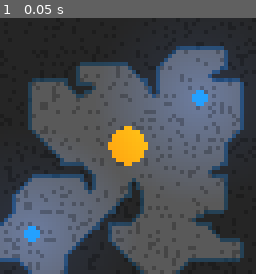
Above: before the commit, frame 1.
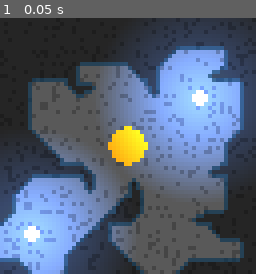
Above: after the commit, the same moment.

Repository: IceTyp/Voidvasion
Game: Godot game, scene res://src/map.tscn
The game is run twice, just before and just after one commit, with the same random seed, the same clock (stepped at 60 frames per second) and the same inputs.
Inputs:
- Up to frame 1 (0.05 s): no input

The runs differ from the first frame. In frame 1, 45% of the frame differs, in the area x 0-100%, y 1-100%.

Commit message:
rename files, improve light, add collisions

Diff:
--- a/godot/src/map.tscn
+++ b/godot/src/map.tscn
@@ -3,7 +3,7 @@
 [ext_resource type="Texture2D" uid="uid://3rqug8sw3t8b" path="res://assets/background.png" id="1_8uxe1"]
 [ext_resource type="Texture2D" uid="uid://cl0j45dadio83" path="res://assets/tileset.png" id="1_78mhi"]
 [ext_resource type="PackedScene" uid="uid://ck1aacinn3fx2" path="res://src/orb.tscn" id="2_blx7b"]
-[ext_resource type="PackedScene" uid="uid://b4wcpmkfrsfm4" path="res://src/candle.tscn" id="3_ut6db"]
+[ext_resource type="PackedScene" uid="uid://b4wcpmkfrsfm4" path="res://src/small_orb.tscn" id="3_ut6db"]
 
 [sub_resource type="TileSetAtlasSource" id="TileSetAtlasSource_k1b0g"]
 texture = ExtResource("1_78mhi")
@@ -11,26 +11,41 @@
 0:0/0 = 0
 0:0/0/terrain_set = 0
 0:0/0/terrain = 0
+0:0/0/physics_layer_0/linear_velocity = Vector2(0, 0)
+0:0/0/physics_layer_0/angular_velocity = 0.0
+0:0/0/physics_layer_0/polygon_0/points = PackedVector2Array(-2, -2, 2, -2, 2, 2, -2, 2)
 0:0/0/terrains_peering_bit/bottom_side = 0
 1:0/0 = 0
 1:0/0/terrain_set = 0
 1:0/0/terrain = 0
+1:0/0/physics_layer_0/linear_velocity = Vector2(0, 0)
+1:0/0/physics_layer_0/angular_velocity = 0.0
+1:0/0/physics_layer_0/polygon_0/points = PackedVector2Array(-2, -2, 2, -2, 2, 2, -2, 2)
 1:0/0/terrains_peering_bit/right_side = 0
 1:0/0/terrains_peering_bit/bottom_side = 0
 2:0/0 = 0
 2:0/0/terrain_set = 0
 2:0/0/terrain = 0
+2:0/0/physics_layer_0/linear_velocity = Vector2(0, 0)
+2:0/0/physics_layer_0/angular_velocity = 0.0
+2:0/0/physics_layer_0/polygon_0/points = PackedVector2Array(-2, -2, 2, -2, 2, 2, -2, 2)
 2:0/0/terrains_peering_bit/right_side = 0
 2:0/0/terrains_peering_bit/bottom_side = 0
 2:0/0/terrains_peering_bit/left_side = 0
 3:0/0 = 0
 3:0/0/terrain_set = 0
 3:0/0/terrain = 0
+3:0/0/physics_layer_0/linear_velocity = Vector2(0, 0)
+3:0/0/physics_layer_0/angular_velocity = 0.0
+3:0/0/physics_layer_0/polygon_0/points = PackedVector2Array(-2, -2, 2, -2, 2, 2, -2, 2)
 3:0/0/terrains_peering_bit/bottom_side = 0
 3:0/0/terrains_peering_bit/left_side = 0
 4:0/0 = 0
 4:0/0/terrain_set = 0
 4:0/0/terrain = 0
+4:0/0/physics_layer_0/linear_velocity = Vector2(0, 0)
+4:0/0/physics_layer_0/angular_velocity = 0.0
+4:0/0/physics_layer_0/polygon_0/points = PackedVector2Array(-2, -2, 2, -2, 2, 2, -2, 2)
 4:0/0/terrains_peering_bit/right_side = 0
 4:0/0/terrains_peering_bit/bottom_side = 0
 4:0/0/terrains_peering_bit/left_side = 0
@@ -39,6 +54,9 @@
 5:0/0 = 0
 5:0/0/terrain_set = 0
 5:0/0/terrain = 0
+5:0/0/physics_layer_0/linear_velocity = Vector2(0, 0)
+5:0/0/physics_layer_0/angular_velocity = 0.0
+5:0/0/physics_layer_0/polygon_0/points = PackedVector2Array(-2, -2, 2, -2, 2, 2, -2, 2)
 5:0/0/terrains_peering_bit/right_side = 0
 5:0/0/terrains_peering_bit/bottom_right_corner = 0
 5:0/0/terrains_peering_bit/bottom_side = 0
@@ -46,17 +64,26 @@
 0:1/0 = 0
 0:1/0/terrain_set = 0
 0:1/0/terrain = 0
+0:1/0/physics_layer_0/linear_velocity = Vector2(0, 0)
+0:1/0/physics_layer_0/angular_velocity = 0.0
+0:1/0/physics_layer_0/polygon_0/points = PackedVector2Array(-2, -2, 2, -2, 2, 2, -2, 2)
 0:1/0/terrains_peering_bit/bottom_side = 0
 0:1/0/terrains_peering_bit/top_side = 0
 1:1/0 = 0
 1:1/0/terrain_set = 0
 1:1/0/terrain = 0
+1:1/0/physics_layer_0/linear_velocity = Vector2(0, 0)
+1:1/0/physics_layer_0/angular_velocity = 0.0
+1:1/0/physics_layer_0/polygon_0/points = PackedVector2Array(-2, -2, 2, -2, 2, 2, -2, 2)
 1:1/0/terrains_peering_bit/right_side = 0
 1:1/0/terrains_peering_bit/bottom_side = 0
 1:1/0/terrains_peering_bit/top_side = 0
 2:1/0 = 0
 2:1/0/terrain_set = 0
 2:1/0/terrain = 0
+2:1/0/physics_layer_0/linear_velocity = Vector2(0, 0)
+2:1/0/physics_layer_0/angular_velocity = 0.0
+2:1/0/physics_layer_0/polygon_0/points = PackedVector2Array(-2, -2, 2, -2, 2, 2, -2, 2)
 2:1/0/terrains_peering_bit/right_side = 0
 2:1/0/terrains_peering_bit/bottom_side = 0
 2:1/0/terrains_peering_bit/left_side = 0
@@ -64,12 +91,18 @@
 3:1/0 = 0
 3:1/0/terrain_set = 0
 3:1/0/terrain = 0
+3:1/0/physics_layer_0/linear_velocity = Vector2(0, 0)
+3:1/0/physics_layer_0/angular_velocity = 0.0
+3:1/0/physics_layer_0/polygon_0/points = PackedVector2Array(-2, -2, 2, -2, 2, 2, -2, 2)
 3:1/0/terrains_peering_bit/bottom_side = 0
 3:1/0/terrains_peering_bit/left_side = 0
 3:1/0/terrains_peering_bit/top_side = 0
 4:1/0 = 0
 4:1/0/terrain_set = 0
 4:1/0/terrain = 0
+4:1/0/physics_layer_0/linear_velocity = Vector2(0, 0)
+4:1/0/physics_layer_0/angular_velocity = 0.0
+4:1/0/physics_layer_0/polygon_0/points = PackedVector2Array(-2, -2, 2, -2, 2, 2, -2, 2)
 4:1/0/terrains_peering_bit/right_side = 0
 4:1/0/terrains_peering_bit/bottom_right_corner = 0
 4:1/0/terrains_peering_bit/bottom_side = 0
@@ -77,6 +110,9 @@
 5:1/0 = 0
 5:1/0/terrain_set = 0
 5:1/0/terrain = 0
+5:1/0/physics_layer_0/linear_velocity = Vector2(0, 0)
+5:1/0/physics_layer_0/angular_velocity = 0.0
+5:1/0/physics_layer_0/polygon_0/points = PackedVector2Array(-2, -2, 2, -2, 2, 2, -2, 2)
 5:1/0/terrains_peering_bit/right_side = 0
 5:1/0/terrains_peering_bit/bottom_right_corner = 0
 5:1/0/terrains_peering_bit/bottom_side = 0
@@ -87,6 +123,9 @@
 6:1/0 = 0
 6:1/0/terrain_set = 0
 6:1/0/terrain = 0
+6:1/0/physics_layer_0/linear_velocity = Vector2(0, 0)
+6:1/0/physics_layer_0/angular_velocity = 0.0
+6:1/0/physics_layer_0/polygon_0/points = PackedVector2Array(-2, -2, 2, -2, 2, 2, -2, 2)
 6:1/0/terrains_peering_bit/right_side = 0
 6:1/0/terrains_peering_bit/bottom_right_corner = 0
 6:1/0/terrains_peering_bit/bottom_side = 0
@@ -97,6 +136,9 @@
 6:0/0 = 0
 6:0/0/terrain_set = 0
 6:0/0/terrain = 0
+6:0/0/physics_layer_0/linear_velocity = Vector2(0, 0)
+6:0/0/physics_layer_0/angular_velocity = 0.0
+6:0/0/physics_layer_0/polygon_0/points = PackedVector2Array(-2, -2, 2, -2, 2, 2, -2, 2)
 6:0/0/terrains_peering_bit/right_side = 0
 6:0/0/terrains_peering_bit/bottom_side = 0
 6:0/0/terrains_peering_bit/bottom_left_corner = 0
@@ -104,6 +146,9 @@
 7:0/0 = 0
 7:0/0/terrain_set = 0
 7:0/0/terrain = 0
+7:0/0/physics_layer_0/linear_velocity = Vector2(0, 0)
+7:0/0/physics_layer_0/angular_velocity = 0.0
+7:0/0/physics_layer_0/polygon_0/points = PackedVector2Array(-2, -2, 2, -2, 2, 2, -2, 2)
 7:0/0/terrains_peering_bit/right_side = 0
 7:0/0/terrains_peering_bit/bottom_side = 0
 7:0/0/terrains_peering_bit/left_side = 0
@@ -112,6 +157,9 @@
 7:1/0 = 0
 7:1/0/terrain_set = 0
 7:1/0/terrain = 0
+7:1/0/physics_layer_0/linear_velocity = Vector2(0, 0)
+7:1/0/physics_layer_0/angular_velocity = 0.0
+7:1/0/physics_layer_0/polygon_0/points = PackedVector2Array(-2, -2, 2, -2, 2, 2, -2, 2)
 7:1/0/terrains_peering_bit/bottom_side = 0
 7:1/0/terrains_peering_bit/bottom_left_corner = 0
 7:1/0/terrains_peering_bit/left_side = 0
@@ -119,6 +167,9 @@
 8:1/0 = 0
 8:1/0/terrain_set = 0
 8:1/0/terrain = 0
+8:1/0/physics_layer_0/linear_velocity = Vector2(0, 0)
+8:1/0/physics_layer_0/angular_velocity = 0.0
+8:1/0/physics_layer_0/polygon_0/points = PackedVector2Array(-2, -2, 2, -2, 2, 2, -2, 2)
 8:1/0/terrains_peering_bit/right_side = 0
 8:1/0/terrains_peering_bit/bottom_right_corner = 0
 8:1/0/terrains_peering_bit/bottom_side = 0
@@ -127,12 +178,18 @@
 8:0/0 = 0
 8:0/0/terrain_set = 0
 8:0/0/terrain = 0
+8:0/0/physics_layer_0/linear_velocity = Vector2(0, 0)
+8:0/0/physics_layer_0/angular_velocity = 0.0
+8:0/0/physics_layer_0/polygon_0/points = PackedVector2Array(-2, -2, 2, -2, 2, 2, -2, 2)
 8:0/0/terrains_peering_bit/right_side = 0
 8:0/0/terrains_peering_bit/bottom_right_corner = 0
 8:0/0/terrains_peering_bit/bottom_side = 0
 9:0/0 = 0
 9:0/0/terrain_set = 0
 9:0/0/terrain = 0
+9:0/0/physics_layer_0/linear_velocity = Vector2(0, 0)
+9:0/0/physics_layer_0/angular_velocity = 0.0
+9:0/0/physics_layer_0/polygon_0/points = PackedVector2Array(-2, -2, 2, -2, 2, 2, -2, 2)
 9:0/0/terrains_peering_bit/right_side = 0
 9:0/0/terrains_peering_bit/bottom_right_corner = 0
 9:0/0/terrains_peering_bit/bottom_side = 0
@@ -142,6 +199,9 @@
 9:1/0 = 0
 9:1/0/terrain_set = 0
 9:1/0/terrain = 0
+9:1/0/physics_layer_0/linear_velocity = Vector2(0, 0)
+9:1/0/physics_layer_0/angular_velocity = 0.0
+9:1/0/physics_layer_0/polygon_0/points = PackedVector2Array(-2, -2, 2, -2, 2, 2, -2, 2)
 9:1/0/terrains_peering_bit/right_side = 0
 9:1/0/terrains_peering_bit/bottom_side = 0
 9:1/0/terrains_peering_bit/bottom_left_corner = 0
@@ -151,6 +211,9 @@
 11:1/0 = 0
 11:1/0/terrain_set = 0
 11:1/0/terrain = 0
+11:1/0/physics_layer_0/linear_velocity = Vector2(0, 0)
+11:1/0/physics_layer_0/angular_velocity = 0.0
+11:1/0/physics_layer_0/polygon_0/points = PackedVector2Array(-2, -2, 2, -2, 2, 2, -2, 2)
 11:1/0/terrains_peering_bit/right_side = 0
 11:1/0/terrains_peering_bit/bottom_side = 0
 11:1/0/terrains_peering_bit/bottom_left_corner = 0
@@ -159,15 +222,23 @@
 11:1/0/terrains_peering_bit/top_side = 0
 10:1/0 = 0
 10:1/0/terrain_set = 0
+10:1/0/physics_layer_0/linear_velocity = Vector2(0, 0)
+10:1/0/physics_layer_0/angular_velocity = 0.0
 11:0/0 = 0
 11:0/0/terrain_set = 0
 11:0/0/terrain = 0
+11:0/0/physics_layer_0/linear_velocity = Vector2(0, 0)
+11:0/0/physics_layer_0/angular_velocity = 0.0
+11:0/0/physics_layer_0/polygon_0/points = PackedVector2Array(-2, -2, 2, -2, 2, 2, -2, 2)
 11:0/0/terrains_peering_bit/bottom_side = 0
 11:0/0/terrains_peering_bit/bottom_left_corner = 0
 11:0/0/terrains_peering_bit/left_side = 0
 10:0/0 = 0
 10:0/0/terrain_set = 0
 10:0/0/terrain = 0
+10:0/0/physics_layer_0/linear_velocity = Vector2(0, 0)
+10:0/0/physics_layer_0/angular_velocity = 0.0
+10:0/0/physics_layer_0/polygon_0/points = PackedVector2Array(-2, -2, 2, -2, 2, 2, -2, 2)
 10:0/0/terrains_peering_bit/right_side = 0
 10:0/0/terrains_peering_bit/bottom_right_corner = 0
 10:0/0/terrains_peering_bit/bottom_side = 0
@@ -176,6 +247,9 @@
 7:3/0 = 0
 7:3/0/terrain_set = 0
 7:3/0/terrain = 0
+7:3/0/physics_layer_0/linear_velocity = Vector2(0, 0)
+7:3/0/physics_layer_0/angular_velocity = 0.0
+7:3/0/physics_layer_0/polygon_0/points = PackedVector2Array(-2, -2, 2, -2, 2, 2, -2, 2)
 7:3/0/terrains_peering_bit/right_side = 0
 7:3/0/terrains_peering_bit/bottom_right_corner = 0
 7:3/0/terrains_peering_bit/bottom_side = 0
@@ -184,6 +258,9 @@
 6:3/0 = 0
 6:3/0/terrain_set = 0
 6:3/0/terrain = 0
+6:3/0/physics_layer_0/linear_velocity = Vector2(0, 0)
+6:3/0/physics_layer_0/angular_velocity = 0.0
+6:3/0/physics_layer_0/polygon_0/points = PackedVector2Array(-2, -2, 2, -2, 2, 2, -2, 2)
 6:3/0/terrains_peering_bit/right_side = 0
 6:3/0/terrains_peering_bit/left_side = 0
 6:3/0/terrains_peering_bit/top_left_corner = 0
@@ -191,6 +268,9 @@
 5:3/0 = 0
 5:3/0/terrain_set = 0
 5:3/0/terrain = 0
+5:3/0/physics_layer_0/linear_velocity = Vector2(0, 0)
+5:3/0/physics_layer_0/angular_velocity = 0.0
+5:3/0/physics_layer_0/polygon_0/points = PackedVector2Array(-2, -2, 2, -2, 2, 2, -2, 2)
 5:3/0/terrains_peering_bit/right_side = 0
 5:3/0/terrains_peering_bit/left_side = 0
 5:3/0/terrains_peering_bit/top_side = 0
@@ -198,6 +278,9 @@
 4:2/0 = 0
 4:2/0/terrain_set = 0
 4:2/0/terrain = 0
+4:2/0/physics_layer_0/linear_velocity = Vector2(0, 0)
+4:2/0/physics_layer_0/angular_velocity = 0.0
+4:2/0/physics_layer_0/polygon_0/points = PackedVector2Array(-2, -2, 2, -2, 2, 2, -2, 2)
 4:2/0/terrains_peering_bit/right_side = 0
 4:2/0/terrains_peering_bit/bottom_side = 0
 4:2/0/terrains_peering_bit/top_side = 0
@@ -205,42 +288,69 @@
 3:2/0 = 0
 3:2/0/terrain_set = 0
 3:2/0/terrain = 0
+3:2/0/physics_layer_0/linear_velocity = Vector2(0, 0)
+3:2/0/physics_layer_0/angular_velocity = 0.0
+3:2/0/physics_layer_0/polygon_0/points = PackedVector2Array(-2, -2, 2, -2, 2, 2, -2, 2)
 3:2/0/terrains_peering_bit/left_side = 0
 3:2/0/terrains_peering_bit/top_side = 0
 2:2/0 = 0
 2:2/0/terrain_set = 0
 2:2/0/terrain = 0
+2:2/0/physics_layer_0/linear_velocity = Vector2(0, 0)
+2:2/0/physics_layer_0/angular_velocity = 0.0
+2:2/0/physics_layer_0/polygon_0/points = PackedVector2Array(-2, -2, 2, -2, 2, 2, -2, 2)
 2:2/0/terrains_peering_bit/right_side = 0
 2:2/0/terrains_peering_bit/left_side = 0
 2:2/0/terrains_peering_bit/top_side = 0
 1:2/0 = 0
 1:2/0/terrain_set = 0
 1:2/0/terrain = 0
+1:2/0/physics_layer_0/linear_velocity = Vector2(0, 0)
+1:2/0/physics_layer_0/angular_velocity = 0.0
+1:2/0/physics_layer_0/polygon_0/points = PackedVector2Array(-2, -2, 2, -2, 2, 2, -2, 2)
 1:2/0/terrains_peering_bit/right_side = 0
 1:2/0/terrains_peering_bit/top_side = 0
 0:2/0 = 0
 0:2/0/terrain_set = 0
 0:2/0/terrain = 0
+0:2/0/physics_layer_0/linear_velocity = Vector2(0, 0)
+0:2/0/physics_layer_0/angular_velocity = 0.0
+0:2/0/physics_layer_0/polygon_0/points = PackedVector2Array(-2, -2, 2, -2, 2, 2, -2, 2)
 0:2/0/terrains_peering_bit/top_side = 0
 0:3/0 = 0
 0:3/0/terrain_set = 0
 0:3/0/terrain = 0
+0:3/0/physics_layer_0/linear_velocity = Vector2(0, 0)
+0:3/0/physics_layer_0/angular_velocity = 0.0
+0:3/0/physics_layer_0/polygon_0/points = PackedVector2Array(-2, -2, 2, -2, 2, 2, -2, 2)
 1:3/0 = 0
 1:3/0/terrain_set = 0
 1:3/0/terrain = 0
+1:3/0/physics_layer_0/linear_velocity = Vector2(0, 0)
+1:3/0/physics_layer_0/angular_velocity = 0.0
+1:3/0/physics_layer_0/polygon_0/points = PackedVector2Array(-2, -2, 2, -2, 2, 2, -2, 2)
 1:3/0/terrains_peering_bit/right_side = 0
 2:3/0 = 0
 2:3/0/terrain_set = 0
 2:3/0/terrain = 0
+2:3/0/physics_layer_0/linear_velocity = Vector2(0, 0)
+2:3/0/physics_layer_0/angular_velocity = 0.0
+2:3/0/physics_layer_0/polygon_0/points = PackedVector2Array(-2, -2, 2, -2, 2, 2, -2, 2)
 2:3/0/terrains_peering_bit/right_side = 0
 2:3/0/terrains_peering_bit/left_side = 0
 3:3/0 = 0
 3:3/0/terrain_set = 0
 3:3/0/terrain = 0
+3:3/0/physics_layer_0/linear_velocity = Vector2(0, 0)
+3:3/0/physics_layer_0/angular_velocity = 0.0
+3:3/0/physics_layer_0/polygon_0/points = PackedVector2Array(-2, -2, 2, -2, 2, 2, -2, 2)
 3:3/0/terrains_peering_bit/left_side = 0
 4:3/0 = 0
 4:3/0/terrain_set = 0
 4:3/0/terrain = 0
+4:3/0/physics_layer_0/linear_velocity = Vector2(0, 0)
+4:3/0/physics_layer_0/angular_velocity = 0.0
+4:3/0/physics_layer_0/polygon_0/points = PackedVector2Array(-2, -2, 2, -2, 2, 2, -2, 2)
 4:3/0/terrains_peering_bit/right_side = 0
 4:3/0/terrains_peering_bit/bottom_side = 0
 4:3/0/terrains_peering_bit/bottom_left_corner = 0
@@ -249,12 +359,18 @@
 8:3/0 = 0
 8:3/0/terrain_set = 0
 8:3/0/terrain = 0
+8:3/0/physics_layer_0/linear_velocity = Vector2(0, 0)
+8:3/0/physics_layer_0/angular_velocity = 0.0
+8:3/0/physics_layer_0/polygon_0/points = PackedVector2Array(-2, -2, 2, -2, 2, 2, -2, 2)
 8:3/0/terrains_peering_bit/right_side = 0
 8:3/0/terrains_peering_bit/top_side = 0
 8:3/0/terrains_peering_bit/top_right_corner = 0
 9:3/0 = 0
 9:3/0/terrain_set = 0
 9:3/0/terrain = 0
+9:3/0/physics_layer_0/linear_velocity = Vector2(0, 0)
+9:3/0/physics_layer_0/angular_velocity = 0.0
+9:3/0/physics_layer_0/polygon_0/points = PackedVector2Array(-2, -2, 2, -2, 2, 2, -2, 2)
 9:3/0/terrains_peering_bit/right_side = 0
 9:3/0/terrains_peering_bit/left_side = 0
 9:3/0/terrains_peering_bit/top_left_corner = 0
@@ -263,6 +379,9 @@
 10:3/0 = 0
 10:3/0/terrain_set = 0
 10:3/0/terrain = 0
+10:3/0/physics_layer_0/linear_velocity = Vector2(0, 0)
+10:3/0/physics_layer_0/angular_velocity = 0.0
+10:3/0/physics_layer_0/polygon_0/points = PackedVector2Array(-2, -2, 2, -2, 2, 2, -2, 2)
 10:3/0/terrains_peering_bit/right_side = 0
 10:3/0/terrains_peering_bit/bottom_side = 0
 10:3/0/terrains_peering_bit/left_side = 0
@@ -272,12 +391,18 @@
 11:3/0 = 0
 11:3/0/terrain_set = 0
 11:3/0/terrain = 0
+11:3/0/physics_layer_0/linear_velocity = Vector2(0, 0)
+11:3/0/physics_layer_0/angular_velocity = 0.0
+11:3/0/physics_layer_0/polygon_0/points = PackedVector2Array(-2, -2, 2, -2, 2, 2, -2, 2)
 11:3/0/terrains_peering_bit/left_side = 0
 11:3/0/terrains_peering_bit/top_left_corner = 0
 11:3/0/terrains_peering_bit/top_side = 0
 11:2/0 = 0
 11:2/0/terrain_set = 0
 11:2/0/terrain = 0
+11:2/0/physics_layer_0/linear_velocity = Vector2(0, 0)
+11:2/0/physics_layer_0/angular_velocity = 0.0
+11:2/0/physics_layer_0/polygon_0/points = PackedVector2Array(-2, -2, 2, -2, 2, 2, -2, 2)
 11:2/0/terrains_peering_bit/bottom_side = 0
 11:2/0/terrains_peering_bit/bottom_left_corner = 0
 11:2/0/terrains_peering_bit/left_side = 0
@@ -286,6 +411,9 @@
 10:2/0 = 0
 10:2/0/terrain_set = 0
 10:2/0/terrain = 0
+10:2/0/physics_layer_0/linear_velocity = Vector2(0, 0)
+10:2/0/physics_layer_0/angular_velocity = 0.0
+10:2/0/physics_layer_0/polygon_0/points = PackedVector2Array(-2, -2, 2, -2, 2, 2, -2, 2)
 10:2/0/terrains_peering_bit/right_side = 0
 10:2/0/terrains_peering_bit/bottom_right_corner = 0
 10:2/0/terrains_peering_bit/bottom_side = 0
@@ -295,6 +423,9 @@
 9:2/0 = 0
 9:2/0/terrain_set = 0
 9:2/0/terrain = 0
+9:2/0/physics_layer_0/linear_velocity = Vector2(0, 0)
+9:2/0/physics_layer_0/angular_velocity = 0.0
+9:2/0/physics_layer_0/polygon_0/points = PackedVector2Array(-2, -2, 2, -2, 2, 2, -2, 2)
 9:2/0/terrains_peering_bit/right_side = 0
 9:2/0/terrains_peering_bit/bottom_right_corner = 0
 9:2/0/terrains_peering_bit/bottom_side = 0
@@ -306,6 +437,9 @@
 8:2/0 = 0
 8:2/0/terrain_set = 0
 8:2/0/terrain = 0
+8:2/0/physics_layer_0/linear_velocity = Vector2(0, 0)
+8:2/0/physics_layer_0/angular_velocity = 0.0
+8:2/0/physics_layer_0/polygon_0/points = PackedVector2Array(-2, -2, 2, -2, 2, 2, -2, 2)
 8:2/0/terrains_peering_bit/right_side = 0
 8:2/0/terrains_peering_bit/bottom_right_corner = 0
 8:2/0/terrains_peering_bit/bottom_side = 0
@@ -315,6 +449,9 @@
 7:2/0 = 0
 7:2/0/terrain_set = 0
 7:2/0/terrain = 0
+7:2/0/physics_layer_0/linear_velocity = Vector2(0, 0)
+7:2/0/physics_layer_0/angular_velocity = 0.0
+7:2/0/physics_layer_0/polygon_0/points = PackedVector2Array(-2, -2, 2, -2, 2, 2, -2, 2)
 7:2/0/terrains_peering_bit/bottom_side = 0
 7:2/0/terrains_peering_bit/left_side = 0
 7:2/0/terrains_peering_bit/top_left_corner = 0
@@ -322,6 +459,9 @@
 6:2/0 = 0
 6:2/0/terrain_set = 0
 6:2/0/terrain = 0
+6:2/0/physics_layer_0/linear_velocity = Vector2(0, 0)
+6:2/0/physics_layer_0/angular_velocity = 0.0
+6:2/0/physics_layer_0/polygon_0/points = PackedVector2Array(-2, -2, 2, -2, 2, 2, -2, 2)
 6:2/0/terrains_peering_bit/right_side = 0
 6:2/0/terrains_peering_bit/bottom_side = 0
 6:2/0/terrains_peering_bit/bottom_left_corner = 0
@@ -332,6 +472,9 @@
 5:2/0 = 0
 5:2/0/terrain_set = 0
 5:2/0/terrain = 0
+5:2/0/physics_layer_0/linear_velocity = Vector2(0, 0)
+5:2/0/physics_layer_0/angular_velocity = 0.0
+5:2/0/physics_layer_0/polygon_0/points = PackedVector2Array(-2, -2, 2, -2, 2, 2, -2, 2)
 5:2/0/terrains_peering_bit/right_side = 0
 5:2/0/terrains_peering_bit/bottom_right_corner = 0
 5:2/0/terrains_peering_bit/bottom_side = 0
@@ -342,11 +485,11 @@
 
 [sub_resource type="TileSet" id="TileSet_kv7nk"]
 tile_size = Vector2i(4, 4)
+physics_layer_0/collision_layer = 1
+physics_layer_0/collision_mask = 0
 terrain_set_0/mode = 0
 terrain_set_0/terrain_0/name = "darkness"
 terrain_set_0/terrain_0/color = Color(0.682353, 0, 0.45098, 1)
-custom_data_layer_0/name = ""
-custom_data_layer_0/type = 0
 sources/0 = SubResource("TileSetAtlasSource_k1b0g")
 
 [node name="Map" type="Node2D"]
@@ -356,18 +499,19 @@
 texture = ExtResource("1_8uxe1")
 
 [node name="TileMap" type="TileMap" parent="."]
+light_mask = 0
 tile_set = SubResource("TileSet_kv7nk")
 cell_quadrant_size = 4
 format = 2
 layer_0/tile_data = PackedInt32Array(589823, 524288, 1, 524287, 524288, 1, 458751, 524288, 1, 393215, 524288, 1, 327679 …(3530 unchanged characters)…
 
-[node name="Orb" parent="." instance=ExtResource("2_blx7b")]
+[node name="Orbs" type="Node2D" parent="."]
+
+[node name="Orb" parent="Orbs" instance=ExtResource("2_blx7b")]
 position = Vector2(32, 32)
 
-[node name="Candles" type="Node2D" parent="."]
-
-[node name="Candle" parent="Candles" instance=ExtResource("3_ut6db")]
+[node name="SmallOrb" parent="Orbs" instance=ExtResource("3_ut6db")]
 position = Vector2(50, 20)
 
-[node name="Candle2" parent="Candles" instance=ExtResource("3_ut6db")]
+[node name="SmallOrb2" parent="Orbs" instance=ExtResource("3_ut6db")]
 position = Vector2(8, 54)
--- a/godot/src/orb.tscn
+++ b/godot/src/orb.tscn
@@ -5,7 +5,7 @@
 [sub_resource type="RectangleShape2D" id="RectangleShape2D_1b4bg"]
 size = Vector2(8, 8)
 
-[node name="Orb" type="Node2D"]
+[node name="Orb" type="StaticBody2D"]
 
 [node name="Sprite2D" type="Sprite2D" parent="."]
 texture = ExtResource("1_s7pmh")
--- a/godot/src/candle.tscn
+++ b/godot/src/small_orb.tscn
@@ -1,6 +1,6 @@
 [gd_scene load_steps=5 format=3 uid="uid://b4wcpmkfrsfm4"]
 
-[ext_resource type="Texture2D" uid="uid://b6w46vkajyunl" path="res://assets/candle.png" id="1_tewt8"]
+[ext_resource type="Texture2D" uid="uid://b6w46vkajyunl" path="res://assets/small_orb.png" id="1_5vtnl"]
 
 [sub_resource type="Gradient" id="Gradient_hy5uw"]
 offsets = PackedFloat32Array(0, 0.6)
@@ -14,15 +14,15 @@
 [sub_resource type="RectangleShape2D" id="RectangleShape2D_cnge2"]
 size = Vector2(4, 4)
 
-[node name="Candle" type="Node2D"]
+[node name="SmallOrb" type="StaticBody2D"]
+
+[node name="Sprite2D" type="Sprite2D" parent="."]
+texture = ExtResource("1_5vtnl")
 
 [node name="PointLight2D" type="PointLight2D" parent="."]
 color = Color(0.27451, 0.501961, 1, 1)
-energy = 0.8
+energy = 3.0
 texture = SubResource("GradientTexture2D_n2hoj")
-
-[node name="Sprite2D" type="Sprite2D" parent="."]
-texture = ExtResource("1_tewt8")
 
 [node name="CollisionShape2D" type="CollisionShape2D" parent="."]
 visible = false
Binary file removed: godot/assets/candle.png
Binary file added: godot/assets/small_orb.png
Not shown, changed: godot/assets/small_orb.png.import
